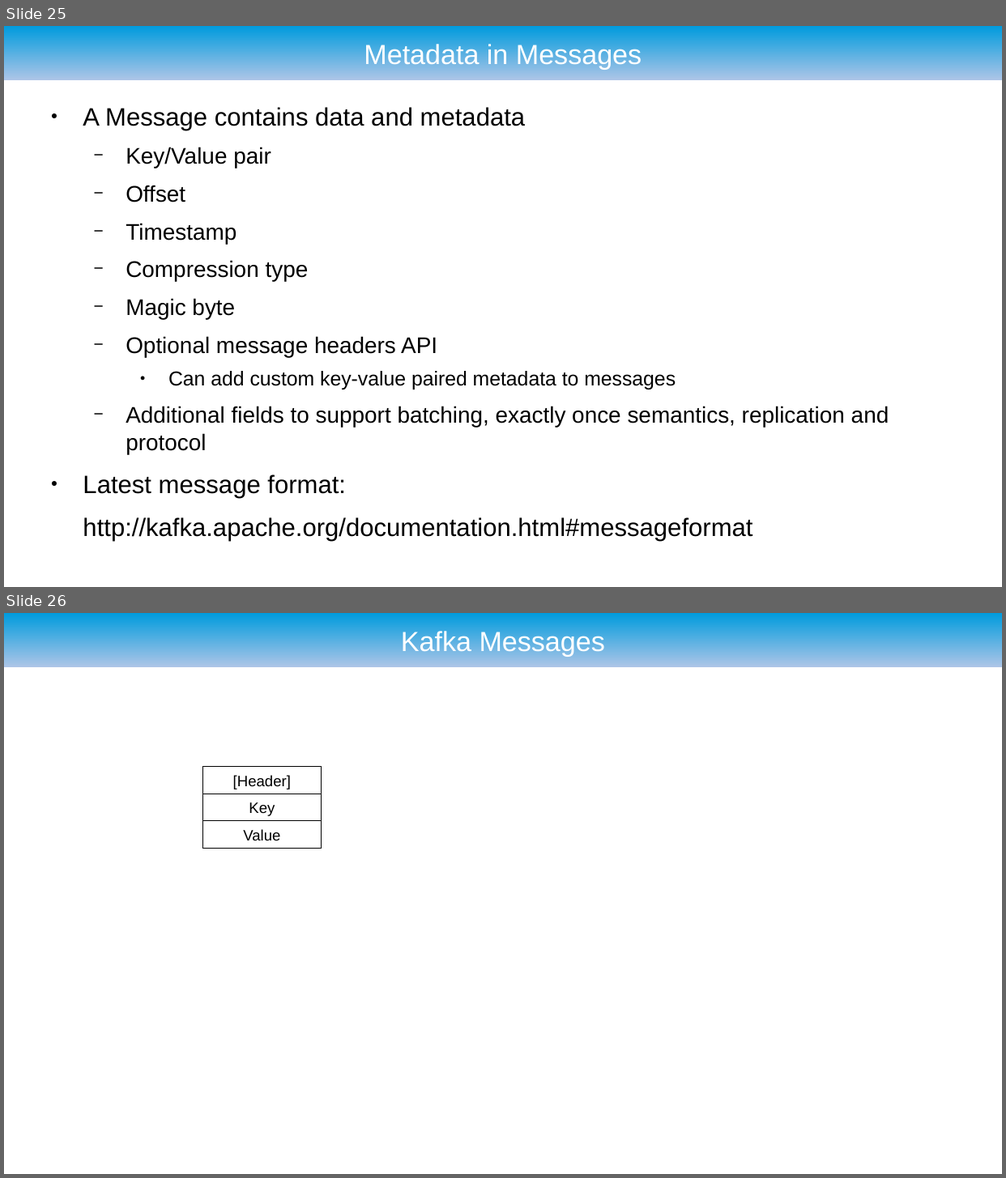
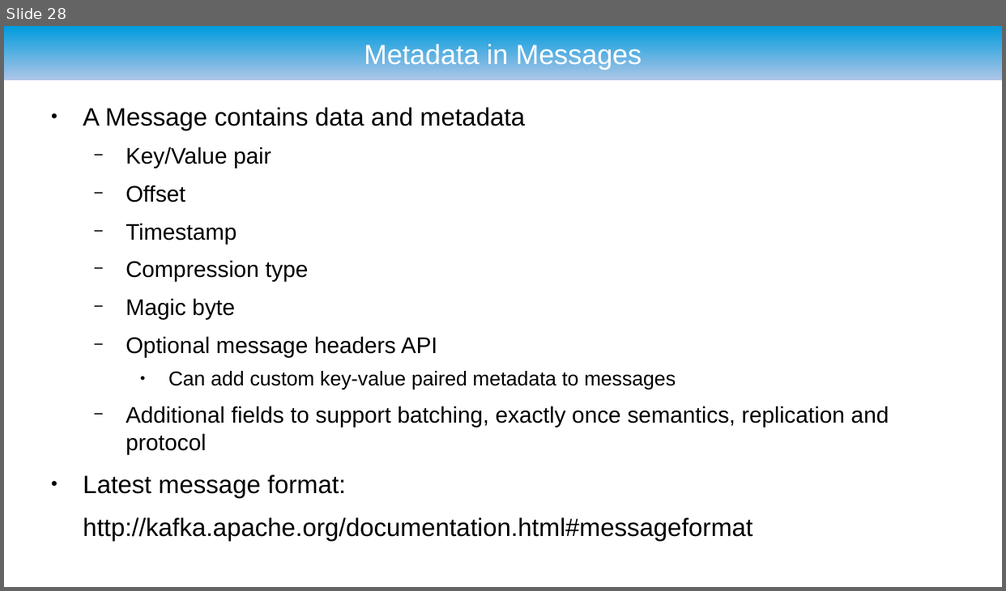
Before and after one commit to ryzlab/kafka-kompetensdag, a slide deck: doc/presentation.odp. Shown one above the other, each under a label of ours: slides 25 and 26 before the commit, slide 28 after it. The pictures are 1006x1178 and 1006x591 pixels, drawn with LibreOffice and Linux fonts; fonts in the diff are those of the drawing; background and template pictures are left out. Boxes give left, top, right and bottom in pixels: in the first picture for what was removed or moved away, otherwise in the second. Text is boxed around its words. In the diff, an @@ line names an element or a change of style, - is before the commit and + after.

```diff
--- a/doc/presentation.odp
+++ b/doc/presentation.odp
@@ slide 26 removed at (4, 613, 1002, 1174), background #FFFFFF; not listed: 1 template element that a slide beside it also shows @@
@@ title removed at (401, 628, 605, 656) @@
-Kafka Messages
@@ rectangle removed at (203, 767, 321, 794) @@
-[Header]
@@ rectangle removed at (203, 794, 321, 821) @@
-Key
@@ rectangle removed at (203, 821, 321, 849) @@
-Value
@@ what was slide 25 is now slide 28 @@
```
Also in this commit, not shown: 1 slide changed, 6 slides added, 2 other slides removed.
